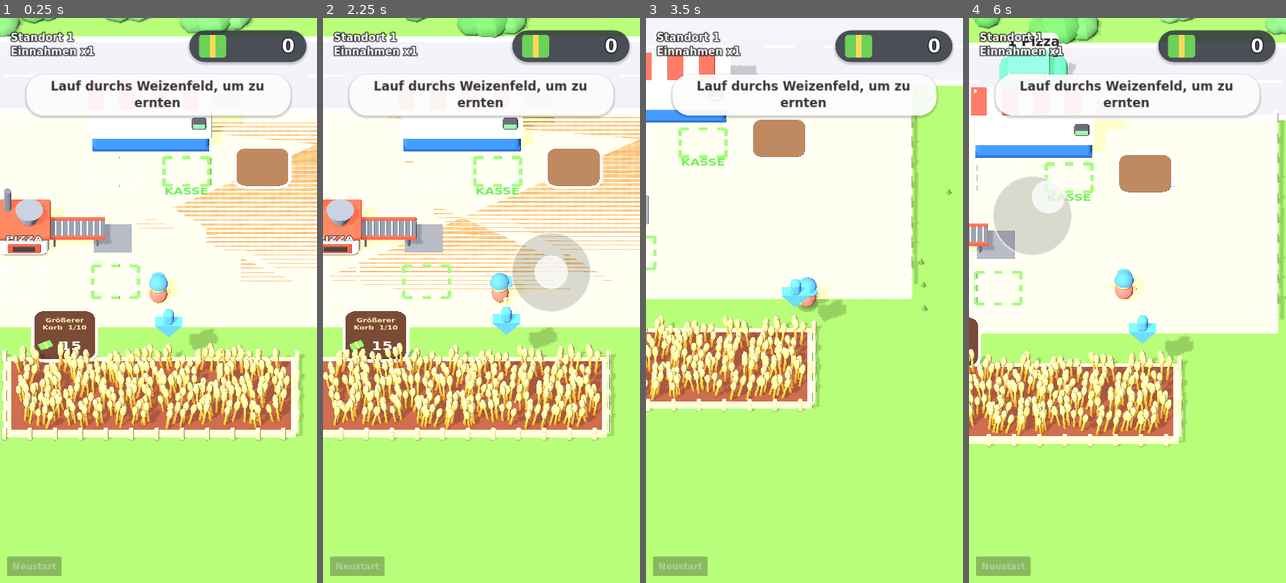
Above: before the commit, frames 1-4 (left to right).
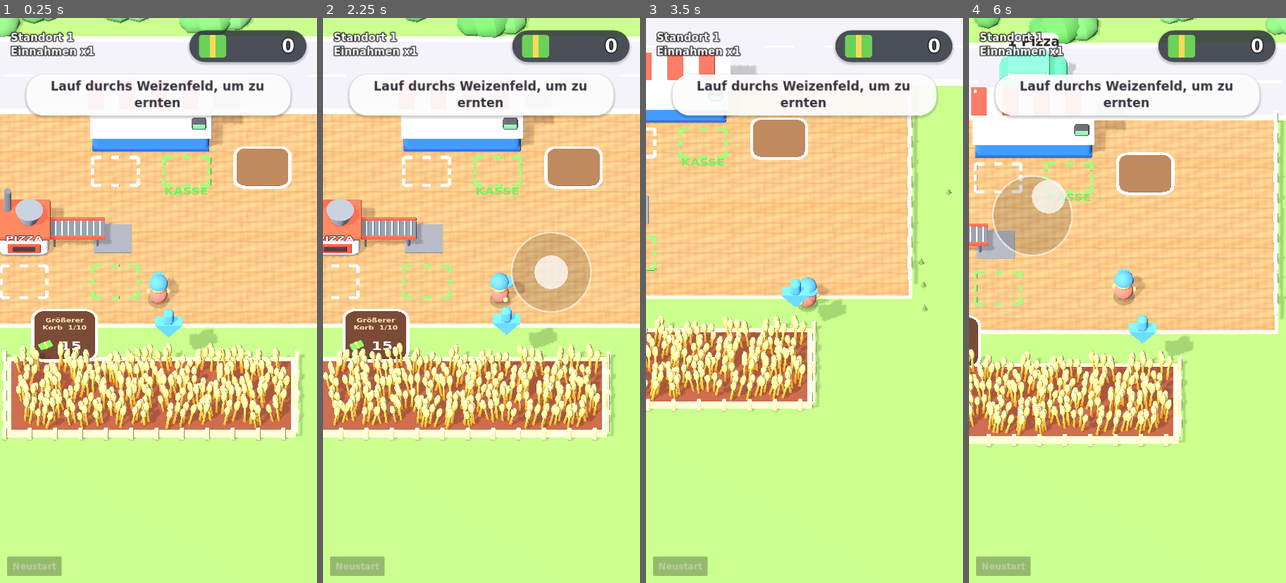
Above: after the commit, the same moments.

Repository: Lukas-sys/Base_Defense_App
Game: Godot game, scene res://scenes/main.tscn
Two runs of this game, one before a commit and one after it. Both use one fixed random seed, a clock stepped at 60 frames per second and the inputs below.
Inputs (mouse positions are in pixels of both pictures, inside the frame that each line leads up to):
- Up to frame 1 (0.25 s): no input
- Up to frame 2 (2.25 s): click "Neustart" at 0.5 s; click "Sicher?" at 1.25 s; move the mouse to (551, 272) at 2.02 s; hold D from 2.03 s (still down); click (551, 272) at 2.17 s
- Up to frame 3 (3.5 s): release D at 2.75 s; drag from (741, 328) to (788, 413) at 2.77 s
- Up to frame 4 (6 s): move the mouse to (1159, 176) at 3.52 s; hold D 3.53-4.25 s; drag from (1111, 413) to (1032, 215) at 4.27 s; move the mouse to (1222, 385) at 5.02 s; hold A 5.03-5.75 s; drag from (1032, 215) to (1079, 159) at 5.77 s

The runs differ from the first frame. In frame 1, 26% of the frame differs, in the area x 0-100%, y 17-55%; in frame 2, 24%; in frame 3, 24%; in frame 4, 30%, in the area x 0-98%, y 18-56%.

Commit message:
Holzboden sichtbar machen (Rand lag darüber), Wiese etwas ruhiger
Co-Authored-By: Claude Opus 5.5 <noreply@anthropic.com>
Claude-Session: https://claude.ai/code/session_01NHrYJuGkAi8Q4UN3cXDN46

Diff:
--- a/scripts/main.gd
+++ b/scripts/main.gd
@@ -472,7 +472,7 @@
 
 # --------------------------------------------------------------- Welt-Aufbau
 
-const GRASS_COLORS := [Color(0.5, 0.7, 0.34), Color(0.66, 0.64, 0.36), Color(0.44, 0.66, 0.55), Color(0.7, 0.56, 0.42)]
+const GRASS_COLORS := [Color(0.55, 0.72, 0.4), Color(0.66, 0.64, 0.36), Color(0.44, 0.66, 0.55), Color(0.7, 0.56, 0.42)]
 
 
 func _build_world() -> void:
@@ -526,9 +526,9 @@
 	fp.size = floor_size
 	floor_mesh.mesh = fp
 	floor_mesh.material_override = Util.textured_mat(Util.plank_texture(), Vector2(floor_size.x / 4.0, floor_size.y / 4.0), Color(0.82, 0.8, 0.78))
-	floor_mesh.position = Vector3(0, 0.03, -6.1)
+	floor_mesh.position = Vector3(0, 0.02, -6.1)
 	add_child(floor_mesh)
-	add_child(Util.box(Vector3(floor_size.x + 0.3, 0.06, floor_size.y + 0.3), Color(0.93, 0.86, 0.68), Vector3(0, 0.0, -6.1), 0.2))
+	add_child(Util.box(Vector3(floor_size.x + 0.3, 0.06, floor_size.y + 0.3), Color(0.93, 0.86, 0.68), Vector3(0, -0.025, -6.1), 0.2))
 	# Geländer an den Seiten der Küche
 	for side in [-1.0, 1.0]:
 		var gx: float = side * (floor_size.x * 0.5 + 0.05)
